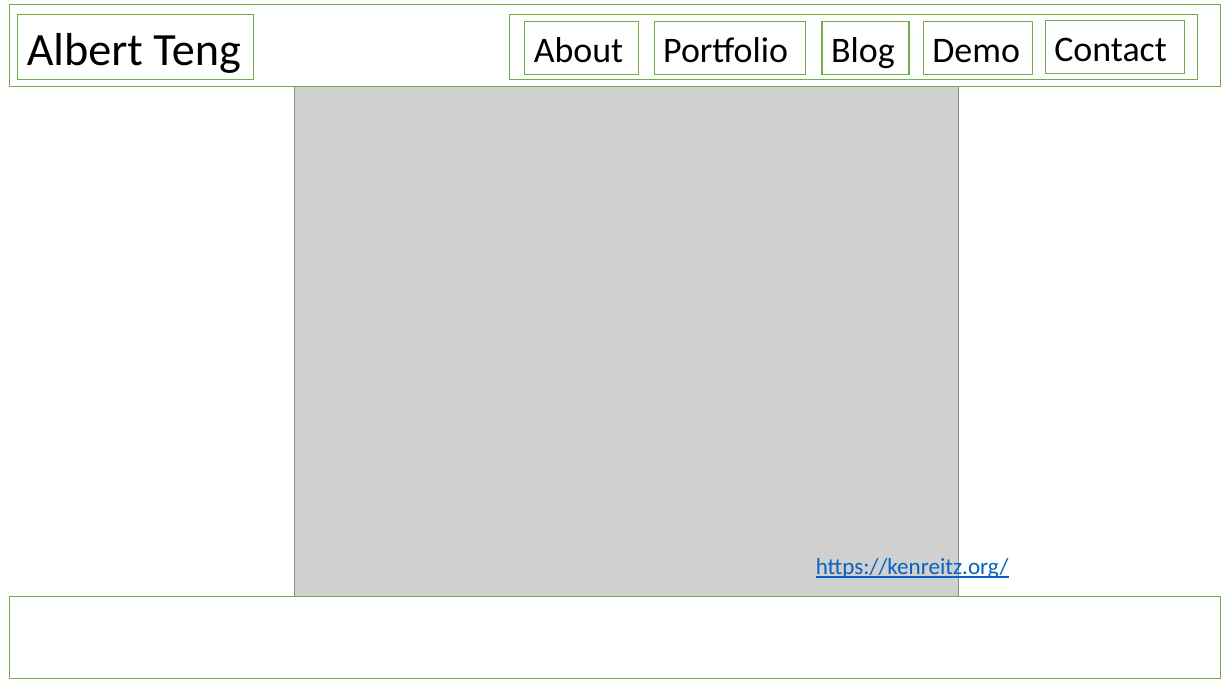
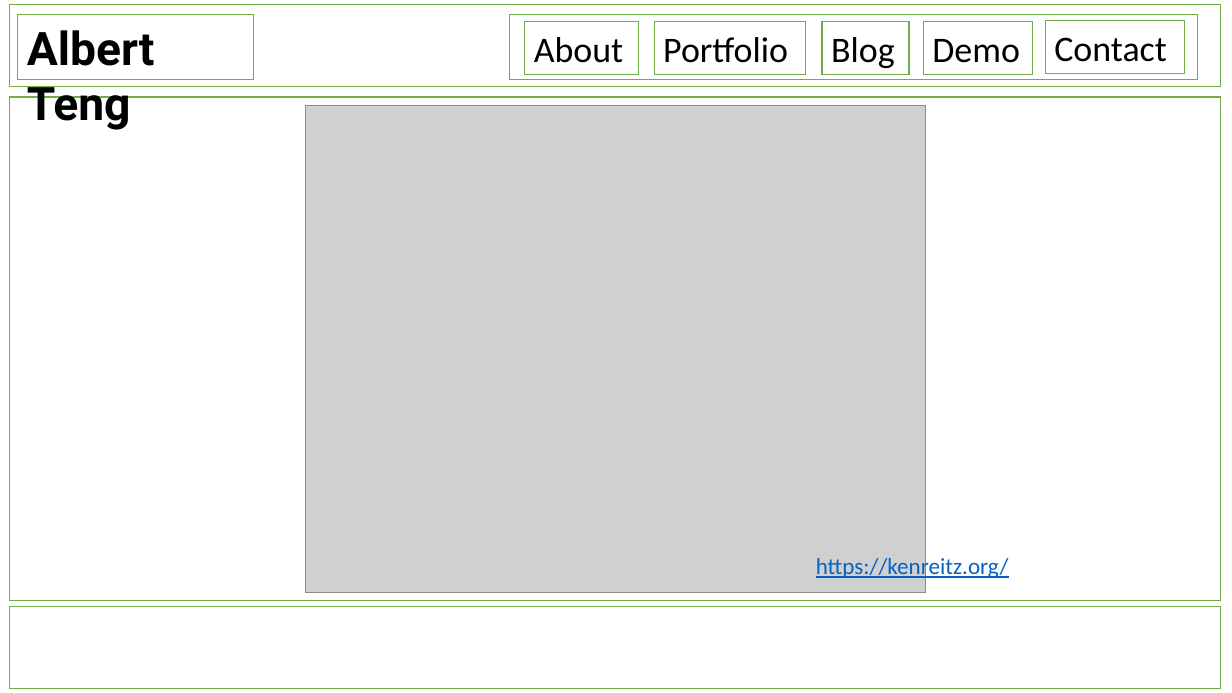
Before and after one commit to adelberteng/personal_website, a slide deck: slide 1 of doc/page design.pptx. Drawn at 1232x693 pixels with LibreOffice and Linux fonts; fonts in the diff are those of the drawing; grey boxes stand for pictures. Boxes give left, top, right and bottom in pixels: in the first picture for what was removed or moved away, otherwise in the second. Text is boxed around its words. In the diff, an @@ line names an element or a change of style, - is before the commit and + after.

```diff
--- a/doc/page design.pptx
+++ b/doc/page design.pptx
@@ rectangle "Albert Teng" at [18, 15, 254, 80]: font Calibri to Roboto, bold on @@
@@ rectangle added at [9, 97, 1220, 601], fill #FFFFFF, outline #70AD47 1 pt @@
@@ picture: place and size @@
-picture at [294, 81, 958, 604]
+picture at [306, 105, 927, 593]
@@ rectangle: place and size @@
-rectangle at [9, 597, 1220, 679]
+rectangle at [9, 607, 1220, 689]
```
Also in this commit, not shown: 1 other slide changed, 1 slide added, 7 other files.
